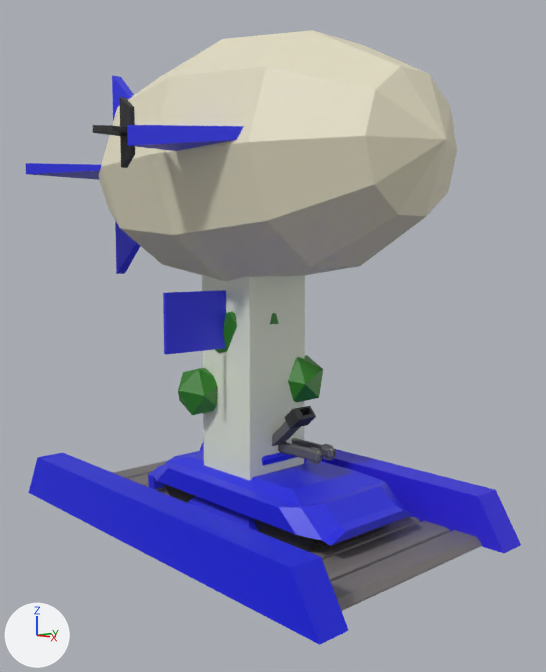
Renders of the Blender file blender/assets.blend from each side of a commit.
Before and after are seen from a camera (50 mm lens) standing at (10.09, -8.76, 4.68) and looking at (0.17, 0.32, 3.26). Lighting does not change. The marker at lower left points along +X, +Y and +Z.

Names of what the first picture shows: 'AirShip', 'AntiAircraft', 'Bridge', 'Flag', 'TankBody', 'TankTurret', 'Tower', 'Tree1'.
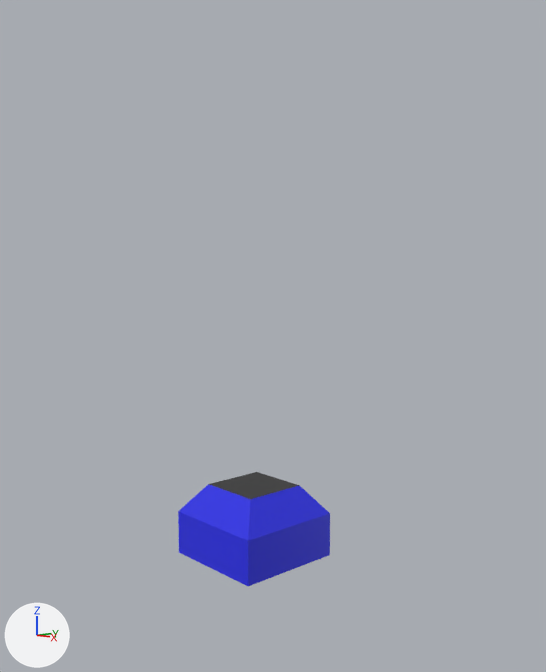
Patch to the scene script:
```diff
--- a/blender/assets.blend.py
+++ b/blender/assets.blend.py
@@ me_cube_009 @@
 me_cube_009.from_pydata(...)  # 20 vertices, 16 faces; spans x -2.2..2.2, y -2.2..2.2, z -1.0..8.17
 # used by ob_tower; location = (0.0, 0.0, 0.86); scale = (0.641, 0.641, 0.641)
 # before: 0 (-1.0, -1.0, -1.0), 2 (-1.0, 1.0, -1.0), 4 (1.0, -1.0, -1.0), 6 (1.0, 1.0, -1.0)
+# me_cube_009 part 1
+for i in [0, 2, 4, 6]: me_cube_009.vertices[i].co += Vector((0.0, 0.0, -2.78))
 me_cube_009.materials.append(mat_faction)
@@ ob_antiaircraft @@
 ob_antiaircraft.rotation_euler = (0.0, 0.0, 3.142)  # degrees (0, 0, 180)
+ob_antiaircraft.hide_set(True)
@@ ob_bridge @@
 ob_bridge.scale = (4.04, 0.264, 0.407)
+ob_bridge.hide_set(True)
@@ ob_tree1 @@
 ob_tree1.scale = (1.47, 1.47, 1.47)
+ob_tree1.hide_set(True)
@@ ob_tankbody @@
 ob_tankbody.scale = (0.918, 1.71, 0.169)
+ob_tankbody.hide_set(True)
@@ ob_tankturret @@
 ob_tankturret.scale = (0.41, 0.488, 0.453)
+ob_tankturret.hide_set(True)
@@ ob_flag @@
 ob_flag.scale = (0.636, 0.636, 0.971)
+ob_flag.hide_set(True)
@@ ob_airship @@
 ob_airship.scale = (2.09, 2.09, 3.97)
+ob_airship.hide_set(True)
@@ ob_tower @@
 ob_tower.scale = (0.641, 0.641, 0.641)
+ob_tower.hide_set(True)
```

Location of each change, (x1, y1, x2, y2) in pixels of the pictures (546 x 672 px):
'AirShip', hidden
    before: (26, 30, 457, 281)
'Bridge', hidden (blue)
    before: (28, 440, 521, 645)
'Tower', hidden
    before: (202, 275, 305, 480)
'TankBody', hidden (blue)
    before: (148, 450, 414, 551)
'Flag', hidden (blue)
    before: (163, 290, 226, 355)
'Tree1', hidden (green)
    before: (178, 311, 323, 415)
'TankTurret', hidden
    before: (262, 438, 335, 466)
'AntiAircraft', hidden
    before: (272, 406, 316, 446)
'AntiAircraftBase', unchanged, uncovered by the edit
    before: (188, 496, 258, 531)
    after: (178, 472, 330, 586)
